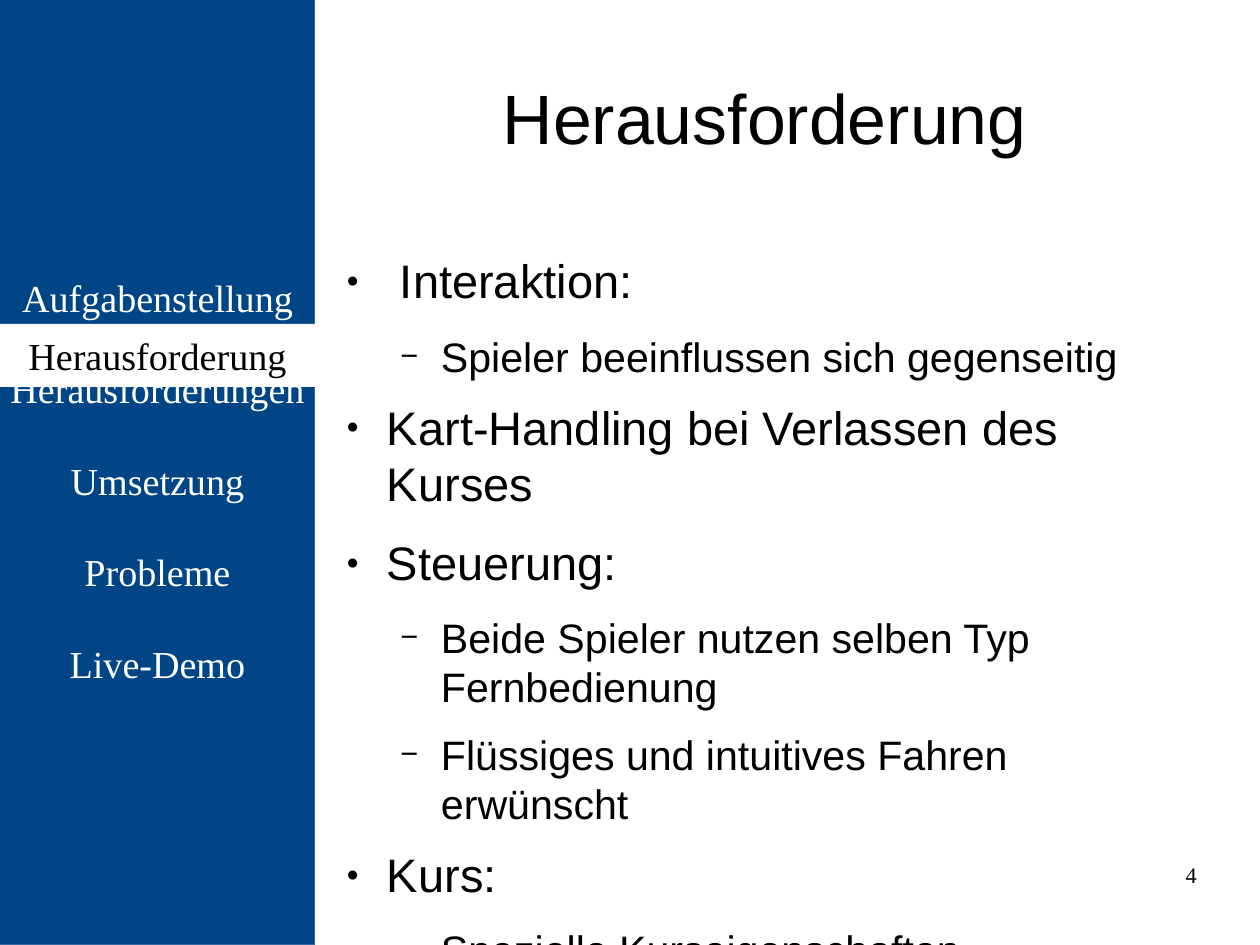
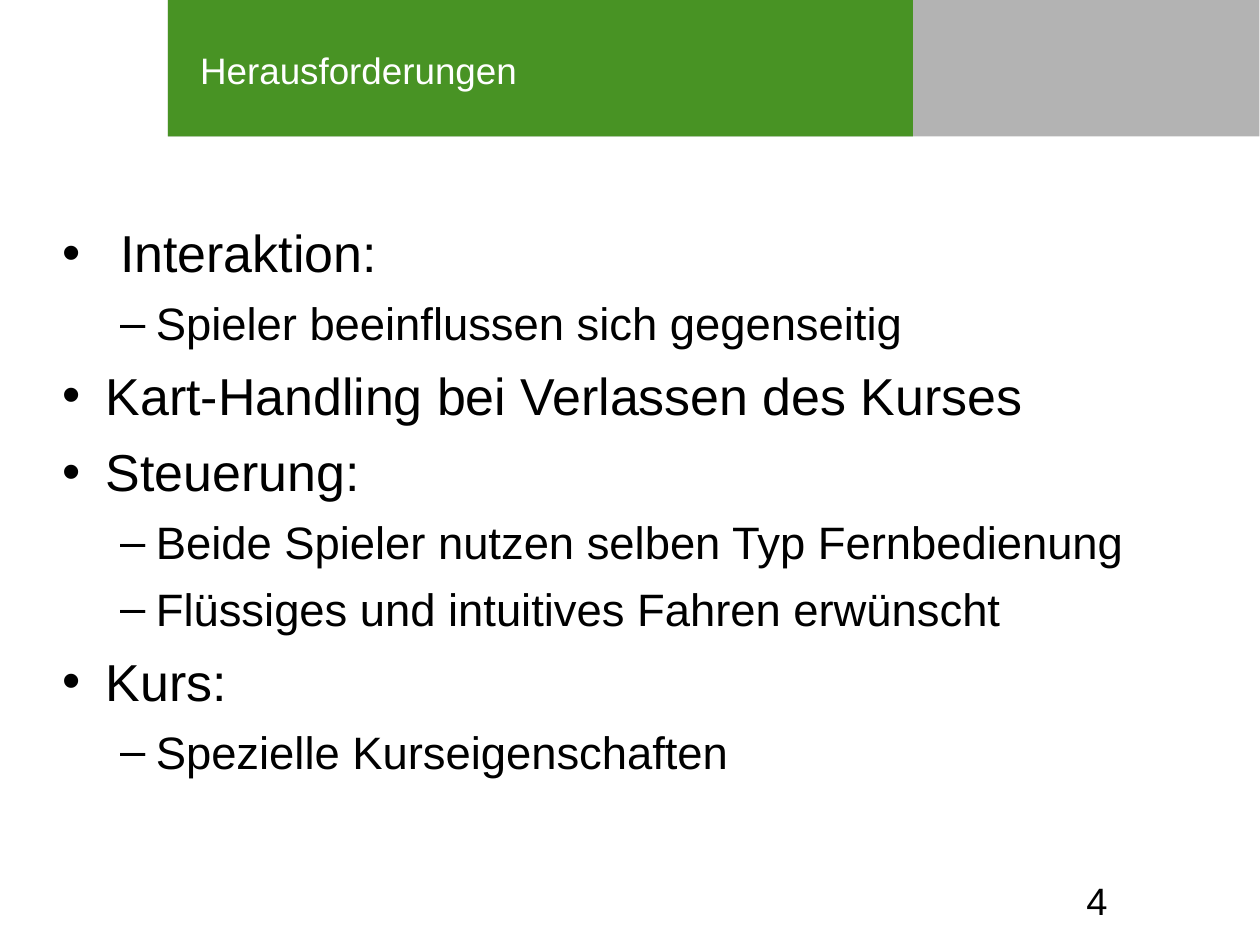
Before and after one commit to kapsl/embedded, a slide deck: slide 4 of Abschlusspräsentation/Abschlusspräsentation.odp. Drawn at 1260x945 pixels with LibreOffice and Linux fonts; fonts in the diff are those of the drawing; background and template pictures are left out. Boxes give left, top, right and bottom in pixels: in the first picture for what was removed or moved away, otherwise in the second. Text is boxed around its words. In the diff, an @@ line names an element or a change of style, - is before the commit and + after.

```diff
--- a/Abschlusspräsentation/Abschlusspräsentation.odp
+++ b/Abschlusspräsentation/Abschlusspräsentation.odp
@@ rectangle removed at (0, 0, 316, 945) @@
-Aufgabenstellung
-Herausforderungen
-Umsetzung
-Probleme
-Live-Demo
@@ rectangle added at (168, 0, 1260, 136), fill #B3B3B3 @@
@@ rectangle added at (168, 0, 914, 136), fill #489324 @@
@@ title added at (200, 57, 517, 91), 23.2 pt, text #FFFFFF @@
+Herausforderungen
@@ title removed at (503, 93, 1027, 157) @@
-Herausforderung
@@ text "Interaktion:": place and size @@
-text "Interaktion:" at (387, 264, 1117, 820)
+text "Interaktion:" at (106, 234, 1123, 778)
@@ text "Interaktion:" at (106, 234, 1123, 778): size 29.6 to 32.7 pt in "Interaktion:", "Kart-Handling bei Verlassen des Kurses", "Steuerung:", "Kurs:"; size 25.9 to 28.6 pt in "Spieler beeinflussen sich gegenseitig", "Beide Spieler nutzen selben Typ Fernbedienung", "Flüssiges und intuitives Fahren erwünscht", "Spezielle Kurseigenschaften"; bullet ● to •; less space between paragraphs; bullet − to – @@
@@ rectangle removed at (0, 324, 316, 386) @@
-Herausforderung
@@ page number: place and size @@
-page number at (1186, 868, 1197, 883)
+page number at (1086, 888, 1107, 915)
@@ page number at (1086, 888, 1107, 915): size 14 to 24 pt, font Times New Roman to Arial; alignment right to left @@
```
Also in this commit, not shown: 8 other slides changed.
